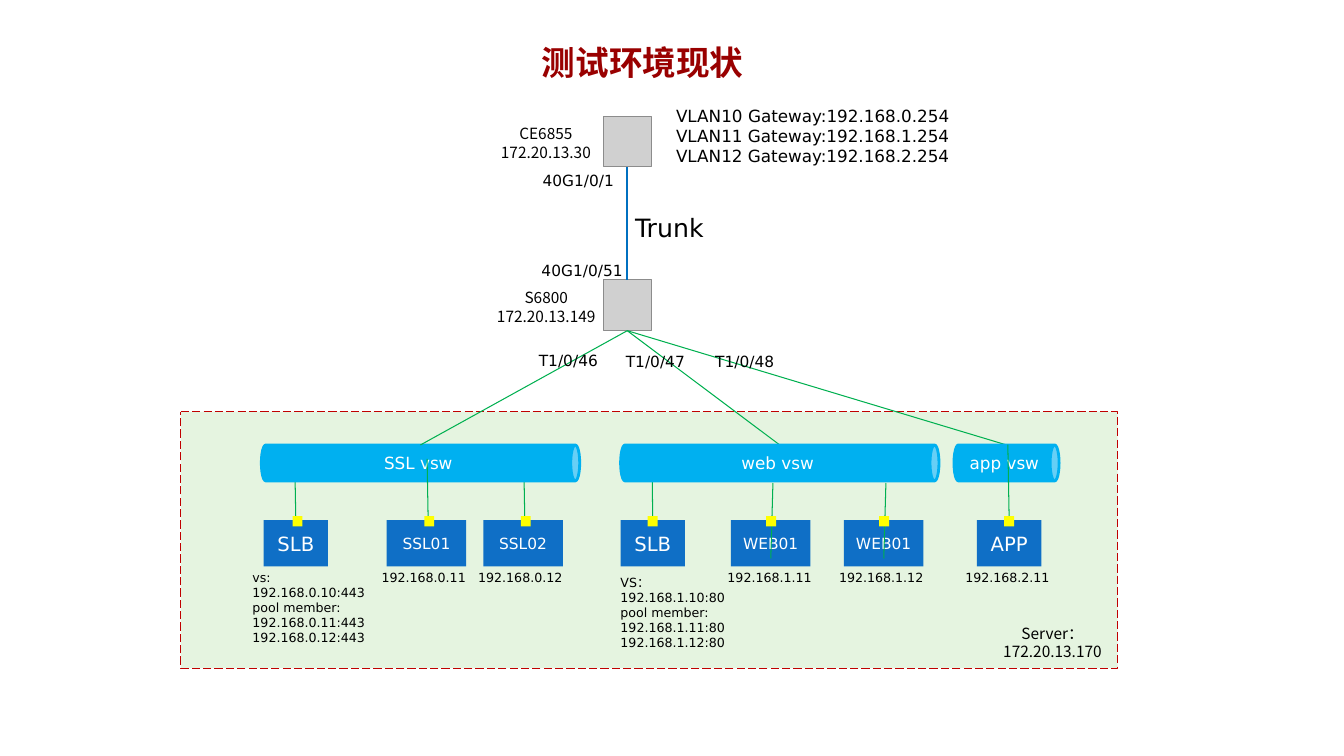
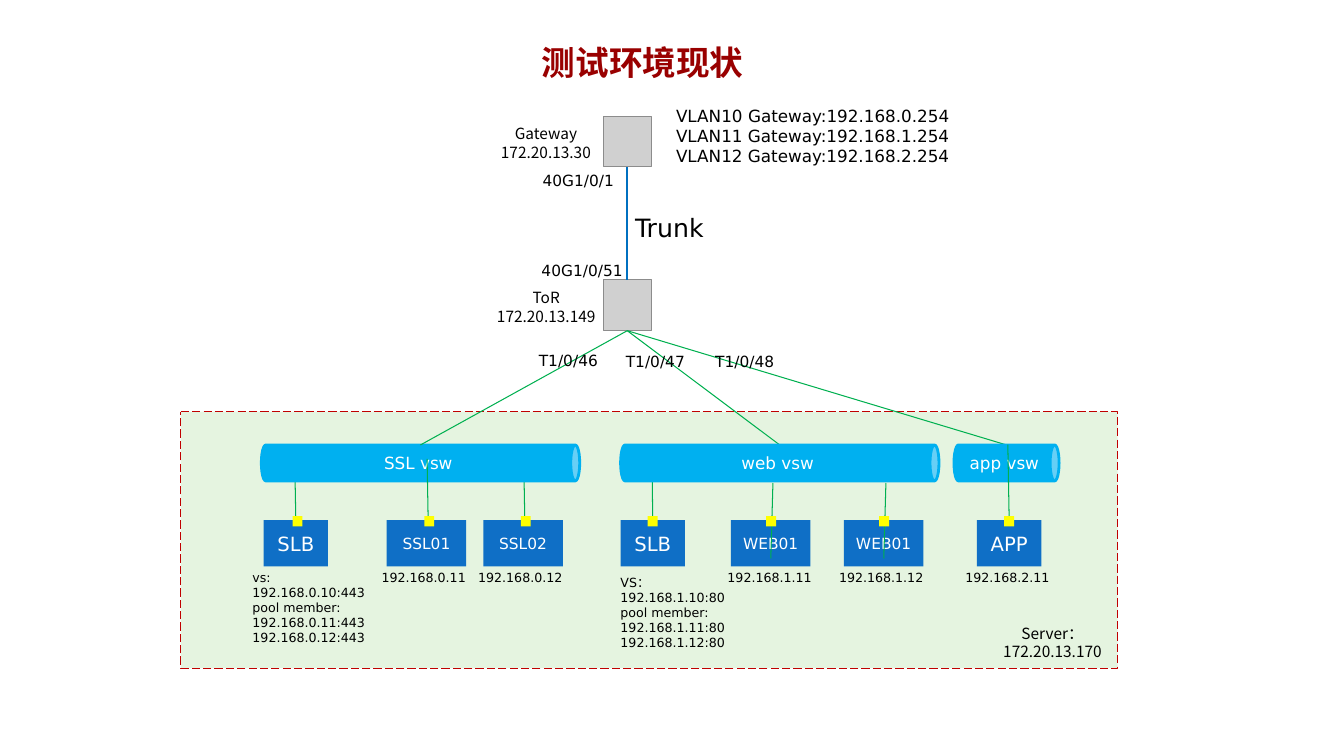
Before and after one commit to Matthewyin/NETCLI, a slide deck: slide 2 of testEnv/NETCLI.pptx. Drawn at 1344x756 pixels with LibreOffice and Linux fonts; fonts in the diff are those of the drawing; grey boxes stand for pictures. Boxes give left, top, right and bottom in pixels: in the first picture for what was removed or moved away, otherwise in the second. Text is boxed around its words. In the diff, an @@ line names an element or a change of style, - is before the commit and + after.

```diff
--- a/testEnv/NETCLI.pptx
+++ b/testEnv/NETCLI.pptx
@@ text at bbox=[515, 127, 577, 143]: text changed @@
-CE6855
+Gateway
@@ text at bbox=[533, 291, 560, 303]: text changed @@
-S6800
+ToR
```
Also in this commit, not shown: 2 other files.
